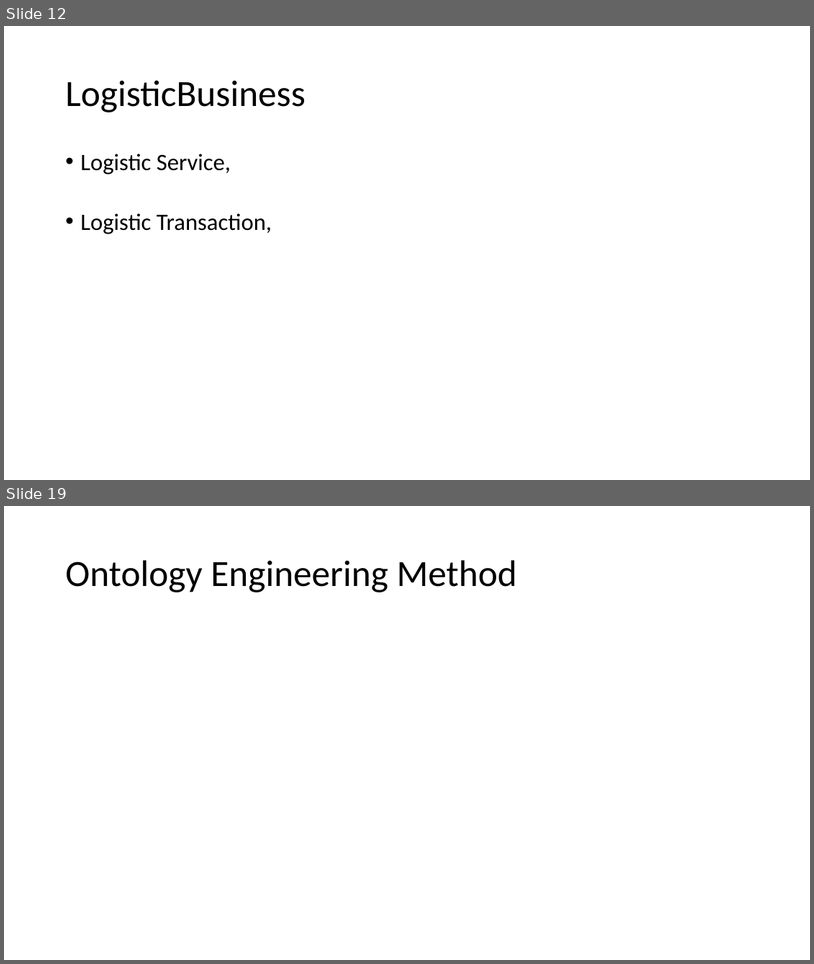
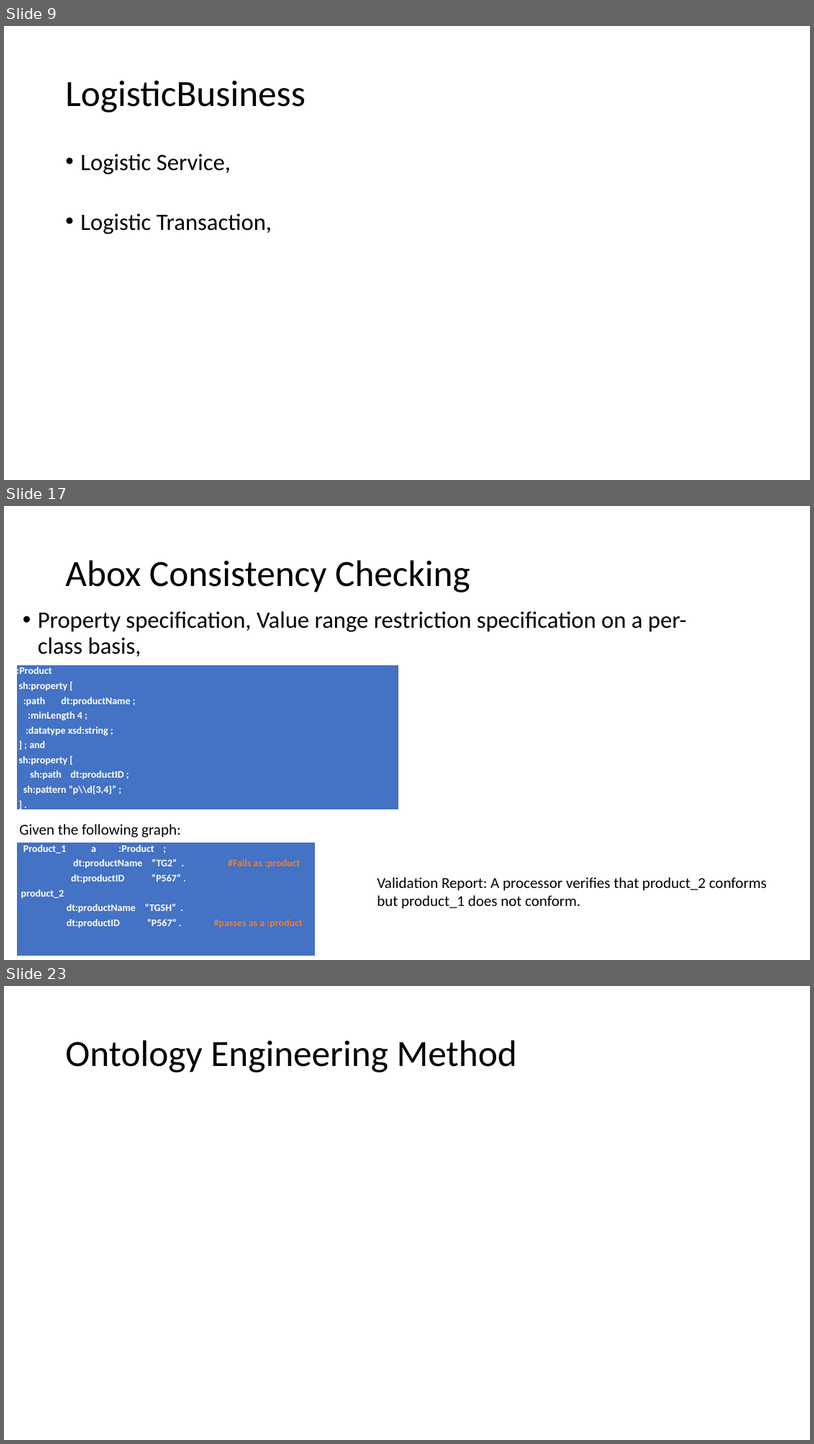
Before and after one commit to federatedplatforms/FEDeRATED-Semantic-Model, a slide deck: Presentation/Logistic_KnowledgeGraph.pptx. Shown one above the other, each under a label of ours: slides 12 and 19 before the commit, slides 9, 17 and 23 after it; the slides between them are not shown. The pictures are 814x964 and 814x1444 pixels, drawn with LibreOffice and Linux fonts; fonts in the diff are those of the drawing. Boxes give left, top, right and bottom in pixels: in the first picture for what was removed or moved away, otherwise in the second. Text is boxed around its words. In the diff, an @@ line names an element or a change of style, - is before the commit and + after.

```diff
--- a/Presentation/Logistic_KnowledgeGraph.pptx
+++ b/Presentation/Logistic_KnowledgeGraph.pptx
@@ slide 17 added at <box>4,506,810,960</box>, background #FFFFFF @@
@@ title added at <box>65,560,471,592</box>, 44 pt, text #000000 @@
+Abox Consistency Checking
@@ text added at <box>38,611,687,656</box>, 28 pt, text #000000 @@
+• Property specification, Value range restriction specification on a per-class basis,
@@ table added at <box>17,665,399,816</box>, 1 rows, 1 columns @@
+:Product / sh:property [ / :path dt:productName ; / :minLength 4 ; / :datatype xsd:string ; / ] ; and / sh:property [ / sh:path dt:productID ; / sh:pattern “p\\d{3,4}” ; / ] .
@@ text added at <box>19,824,180,837</box>, 18 pt, text #000000 @@
+Given the following graph:
@@ table added at <box>17,842,316,960</box>, 1 rows, 1 columns @@
+Product_1 a :Product ; / dt:productName “TG2” . #Fails as :product / dt:productID “P567“ . / product_2 / dt:productName “TGSH” . / dt:productID “P567“ . #passes as a :product
@@ text added at <box>377,877,767,908</box>, 18 pt, text #000000 @@
+Validation Report: A processor verifies that product_2 conforms but product_1 does not conform.
@@ what was slide 12 is now slide 9 @@
@@ what was slide 19 is now slide 23 @@
```
Also in this commit, not shown: 10 slides changed, 8 other slides added, 4 slides removed.
